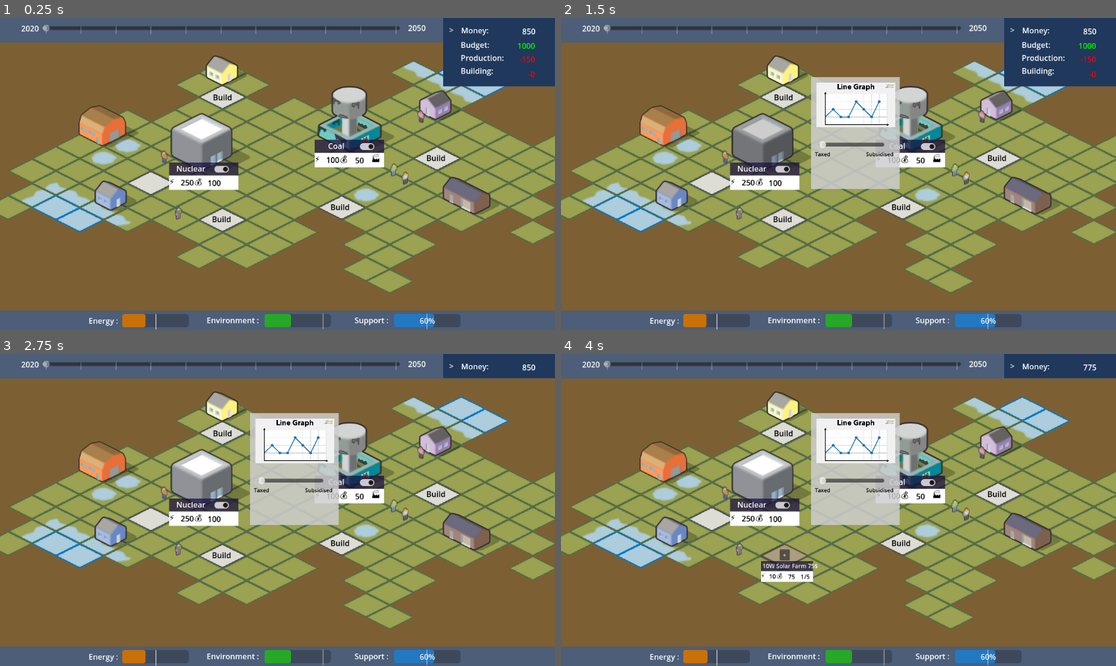
Above: before the commit, frames 1-4 (two rows, left to right).
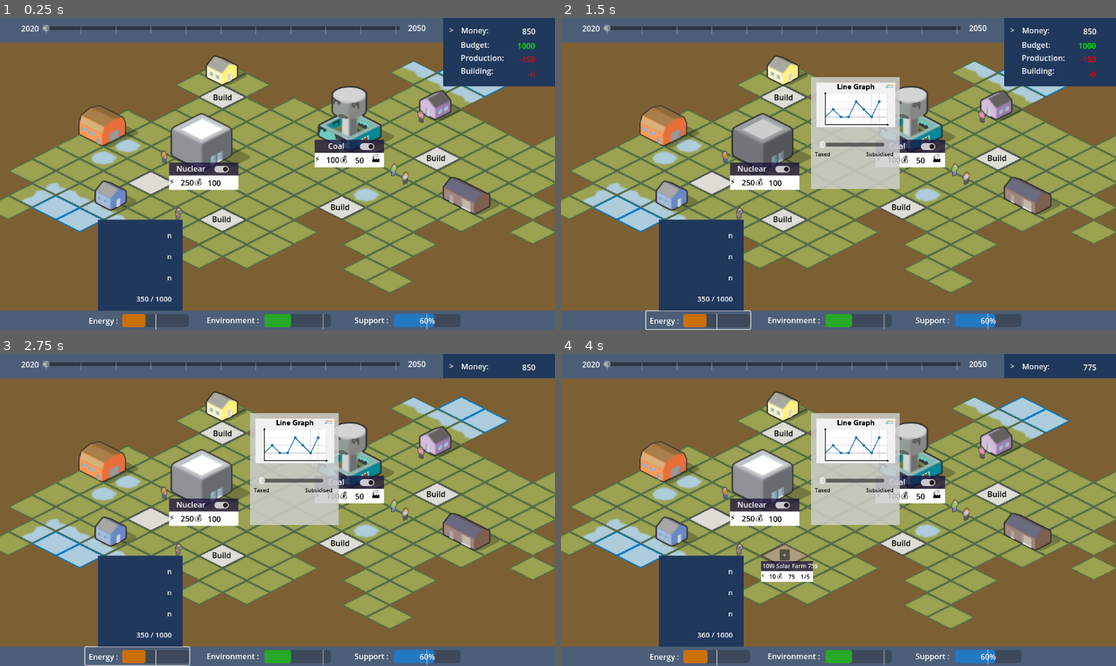
Above: after the commit, the same moments.

Repository: astonedf/SURE_PoC
Game: Godot game, scene res://Scenes/world.tscn
The game is run twice, just before and just after one commit, with the same random seed, the same clock (stepped at 60 frames per second) and the same inputs.
Inputs (mouse positions are in pixels of both pictures, inside the frame that each line leads up to):
- Up to frame 1 (0.25 s): no input
- Up to frame 2 (1.5 s): click (699, 320) at 0.52 s; click (766, 139) at 1.27 s
- Up to frame 3 (2.75 s): click ">" at 2 s
- Up to frame 4 (4 s): click "Build" at 2.75 s; click "10W Solar Farm 75$" at 3.5 s

The runs differ from the first frame. In frame 1, 4.5% of the frame differs, in the area x 17-33%, y 64-94%; in frame 2, 4.6%, in the area x 15-35%, y 64-100%; in frame 3, 4.6%; in frame 4, 4.5%.

Commit message:
info update

Diff:
--- /dev/null
+++ b/SURE/Scenes/BarInfo.gd
@@ -0,0 +1,22 @@
+extends Control
+
+@export var label1: String
+@export var label2: String
+@export var label3: String
+@onready var Global = get_node("/root/Ui")
+
+# Called when the node enters the scene tree for the first time.
+func _ready():
+	$VBoxContainer/Label.text = label1
+	$VBoxContainer/Label2.text = label2
+	$VBoxContainer/Label3.text = label3
+
+
+
+	Global.connect("updated", set_nums)
+# Called every frame. 'delta' is the elapsed time since the previous frame.
+func _process(delta):
+	pass
+
+func set_nums():
+	$VBoxContainer2/Label4.text = str(Global.energy) + " / " + str(1000)
--- /dev/null
+++ b/SURE/Scenes/BarInfo.tscn
@@ -0,0 +1,96 @@
+[gd_scene load_steps=2 format=3 uid="uid://bbawtnbermnvh"]
+
+[ext_resource type="Script" path="res://Scenes/BarInfo.gd" id="1_okpj2"]
+
+[node name="Control" type="ColorRect"]
+anchors_preset = -1
+anchor_right = 0.166
+anchor_bottom = 0.315
+offset_right = -0.23201
+offset_bottom = 3.87999
+grow_horizontal = 2
+grow_vertical = 2
+color = Color(0.121569, 0.219608, 0.360784, 1)
+script = ExtResource("1_okpj2")
+
+[node name="VBoxContainer" type="VBoxContainer" parent="."]
+custom_minimum_size = Vector2(0, 45)
+layout_mode = 1
+anchors_preset = -1
+anchor_left = 0.125654
+anchor_top = 0.0884238
+anchor_right = 0.879581
+anchor_bottom = 0.990385
+grow_horizontal = 2
+grow_vertical = 2
+metadata/_edit_use_anchors_ = true
+
+[node name="Label" type="Label" parent="VBoxContainer"]
+custom_minimum_size = Vector2(0, 40)
+layout_mode = 2
+theme_override_font_sizes/font_size = 15
+text = "Texte"
+vertical_alignment = 1
+
+[node name="Label2" type="Label" parent="VBoxContainer"]
+custom_minimum_size = Vector2(0, 40)
+layout_mode = 2
+theme_override_font_sizes/font_size = 15
+text = "Texte"
+vertical_alignment = 1
+
+[node name="Label3" type="Label" parent="VBoxContainer"]
+custom_minimum_size = Vector2(0, 40)
+layout_mode = 2
+theme_override_font_sizes/font_size = 15
+text = "Texte"
+vertical_alignment = 1
+
+[node name="Label4" type="Label" parent="VBoxContainer"]
+custom_minimum_size = Vector2(0, 40)
+layout_mode = 2
+theme_override_font_sizes/font_size = 15
+vertical_alignment = 1
+
+[node name="VBoxContainer2" type="VBoxContainer" parent="."]
+layout_mode = 1
+anchors_preset = -1
+anchor_left = 0.125654
+anchor_top = 0.0884238
+anchor_right = 0.879581
+anchor_bottom = 0.951169
+grow_horizontal = 2
+grow_vertical = 2
+metadata/_edit_use_anchors_ = true
+
+[node name="Label" type="Label" parent="VBoxContainer2"]
+custom_minimum_size = Vector2(0, 40)
+layout_mode = 2
+theme_override_font_sizes/font_size = 15
+text = "n"
+horizontal_alignment = 2
+vertical_alignment = 1
+
+[node name="Label2" type="Label" parent="VBoxContainer2"]
+custom_minimum_size = Vector2(0, 40)
+layout_mode = 2
+theme_override_font_sizes/font_size = 15
+text = "n"
+horizontal_alignment = 2
+vertical_alignment = 1
+
+[node name="Label3" type="Label" parent="VBoxContainer2"]
+custom_minimum_size = Vector2(0, 40)
+layout_mode = 2
+theme_override_font_sizes/font_size = 15
+text = " n"
+horizontal_alignment = 2
+vertical_alignment = 1
+
+[node name="Label4" type="Label" parent="VBoxContainer2"]
+custom_minimum_size = Vector2(0, 40)
+layout_mode = 2
+theme_override_font_sizes/font_size = 15
+text = "n / max"
+horizontal_alignment = 2
+vertical_alignment = 1
--- a/SURE/Scenes/ui.gd
+++ b/SURE/Scenes/ui.gd
@@ -9,6 +9,7 @@
 @export var prod: int = 0
 var build: int = 0
 
+signal updated
 
 var full_farm: bool = false
 # Called when the node enters the scene tree for the first time.
@@ -46,6 +47,8 @@
 	if full_farm:
 		$Bubble.visible = true
 
+	emit_signal("updated")
+
 
 func _on_label_pressed():
 	$Shock.visible = true
--- a/SURE/Scenes/ui.tscn
+++ b/SURE/Scenes/ui.tscn
@@ -1,9 +1,10 @@
-[gd_scene load_steps=8 format=3 uid="uid://c16uhcush6cp1"]
+[gd_scene load_steps=9 format=3 uid="uid://c16uhcush6cp1"]
 
 [ext_resource type="Script" path="res://Scenes/ui.gd" id="1_ebpph"]
 [ext_resource type="Texture2D" uid="uid://jxfbng7wapfp" path="res://grey_sliderRight.png" id="1_v6q86"]
 [ext_resource type="PackedScene" uid="uid://dgu02uh047h3m" path="res://Scenes/energy_bar.tscn" id="3_fm1y6"]
 [ext_resource type="PackedScene" uid="uid://btvu06t5i741p" path="res://Scenes/bubble.tscn" id="3_nonk7"]
+[ext_resource type="PackedScene" uid="uid://bbawtnbermnvh" path="res://Scenes/BarInfo.tscn" id="4_67rbh"]
 [ext_resource type="PackedScene" uid="uid://bi5vix6ylto5a" path="res://Scenes/shock.tscn" id="5_tj765"]
 
 [sub_resource type="StyleBoxFlat" id="StyleBoxFlat_ldrdn"]
@@ -68,6 +69,27 @@
 offset_right = 246.0
 offset_bottom = 35.0
 
+[node name="Info" type="Button" parent="ColorRect/EnergyBar"]
+layout_mode = 1
+anchors_preset = 15
+anchor_right = 1.0
+anchor_bottom = 1.0
+offset_left = -7.0
+offset_top = -8.0
+offset_right = 147.0
+offset_bottom = 3.0
+grow_horizontal = 2
+grow_vertical = 2
+mouse_default_cursor_shape = 2
+flat = true
+
+[node name="Control" parent="ColorRect/EnergyBar" instance=ExtResource("4_67rbh")]
+layout_mode = 1
+offset_left = 19.0
+offset_top = -198.0
+offset_right = 184.708
+offset_bottom = -17.19
+
 [node name="Label2" type="Label" parent="ColorRect"]
 layout_mode = 2
 offset_left = 429.0
@@ -133,7 +155,7 @@
 offset_left = -232.0
 offset_bottom = 142.0
 grow_horizontal = 0
-color = Color(0.1224, 0.2214, 0.36, 1)
+color = Color(0.121569, 0.219608, 0.360784, 1)
 
 [node name="VBoxContainer" type="VBoxContainer" parent="ColorRect2/ColorRect"]
 layout_mode = 0
--- a/SURE/Scenes/world.tscn
+++ b/SURE/Scenes/world.tscn
@@ -81,7 +81,7 @@
 prod = 100
 metadata/_edit_group_ = true
 
-[node name="Sprite2D" parent="Nuclear" index="0"]
+[node name="Sprite2D" parent="Nuclear" index="1"]
 texture = ExtResource("8_7d7gc")
 
 [node name="Label" parent="Nuclear/ColorRect" index="0"]
@@ -98,7 +98,7 @@
 poll = true
 metadata/_edit_group_ = true
 
-[node name="Sprite2D" parent="Coal" index="0"]
+[node name="Sprite2D" parent="Coal" index="1"]
 texture = ExtResource("9_swixi")
 
 [node name="Label" parent="Coal/ColorRect" index="0"]
